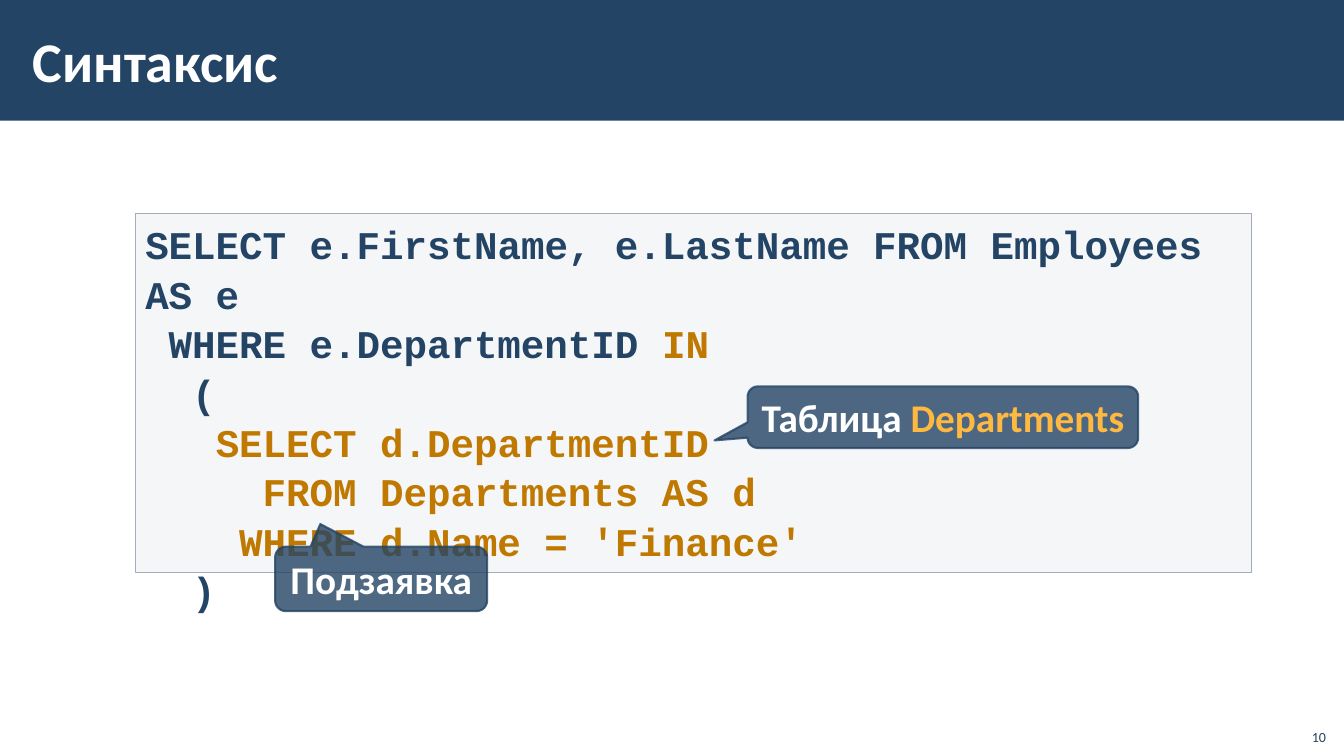
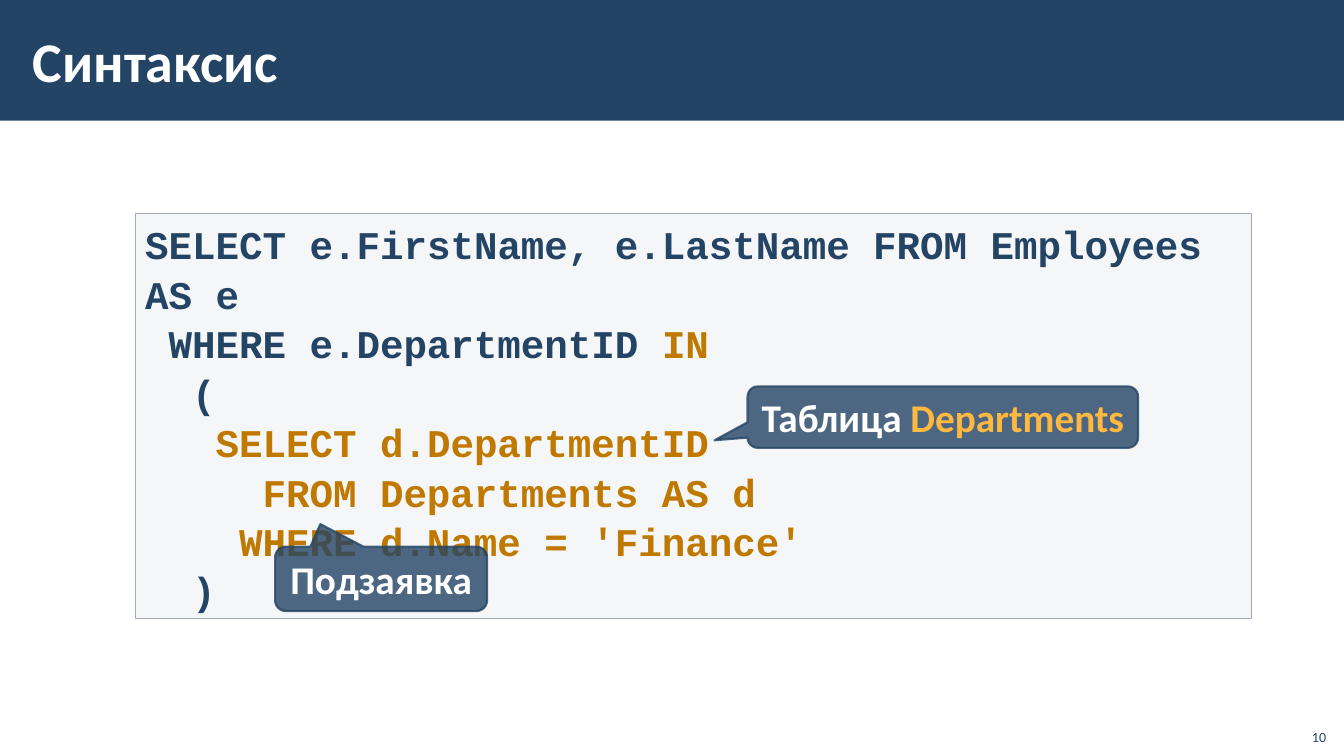
Before and after one commit to Ghostdog02/MSSQL, a slide deck: slide 10 of Theory/10-Complex-Joins-and-Subqueries/10-Complex-Joins-and-Subqueries.pptx. Drawn at 1344x756 pixels with LibreOffice and Linux fonts; fonts in the diff are those of the drawing; background and template pictures are left out. Boxes give left, top, right and bottom in pixels: in the first picture for what was removed or moved away, otherwise in the second. Text is boxed around its words. In the diff, an @@ line names an element or a change of style, - is before the commit and + after.

```diff
--- a/Theory/10-Complex-Joins-and-Subqueries/10-Complex-Joins-and-Subqueries.pptx
+++ b/Theory/10-Complex-Joins-and-Subqueries/10-Complex-Joins-and-Subqueries.pptx
@@ rectangle "SELECT e.FirstName, e.LastName FROM Employees ...": place and size @@
-rectangle "SELECT e.FirstName, e.LastName FROM Employees ..." at <box>135,214,1251,573</box>
+rectangle "SELECT e.FirstName, e.LastName FROM Employees ..." at <box>135,214,1251,619</box>
```
Also in this commit, not shown: 17 other slides changed, 8 other files.
